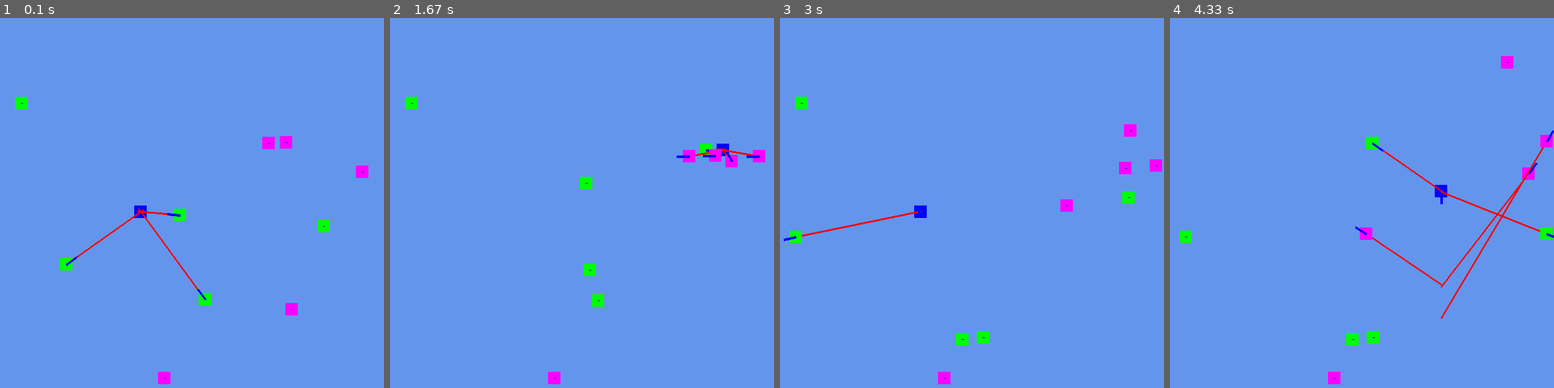
Above: before the commit, frames 1-4 (left to right).
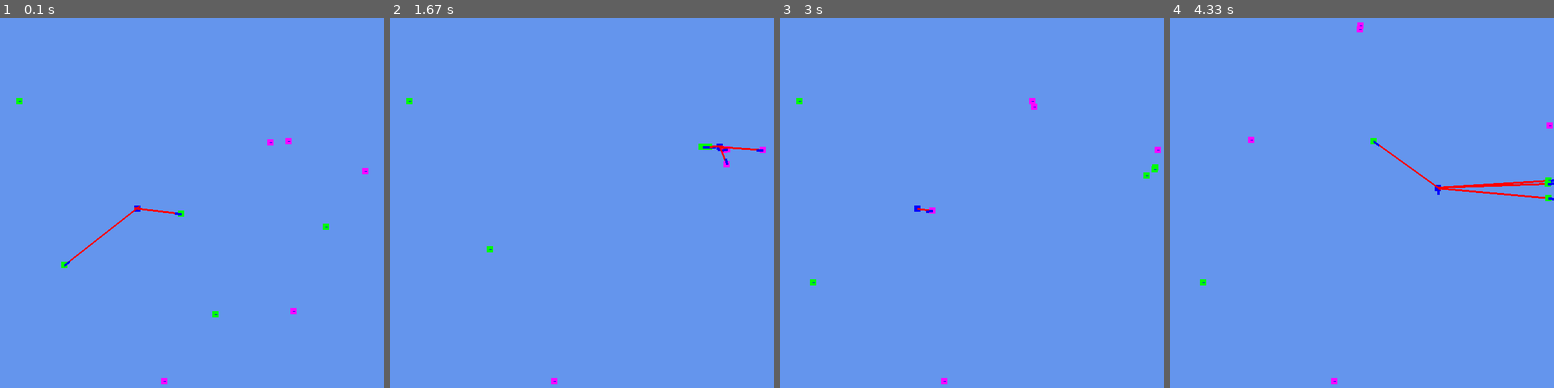
Above: after the commit, the same moments.

Repository: SamLayton97/GDD3400-PygameProject
Game: pygame game, started from IntroToPygame/IntroToPygame.py
The game is run twice, just before and just after one commit, with the same random seed, the same clock (stepped at 60 frames per second) and the same inputs.
Inputs:
- Up to frame 1 (0.1 s): no input
- Up to frame 2 (1.67 s): hold D 0.33-0.8 s; hold W 0.83-1.13 s; hold D 1.17-1.63 s
- Up to frame 3 (3 s): hold A 1.67-2.2 s; hold S 2.23-2.53 s; hold A 2.57-2.97 s
- Up to frame 4 (4.33 s): hold W 3-3.37 s; hold D 3.4-4.03 s; hold S from 4.07 s (still down)

The runs differ from the first frame. In frame 1, 1.3% of the frame differs, in the area x 3-96%, y 21-99%; in frame 2, 1.2%; in frame 3, 1.5%; in frame 4, 2.4%, in the area x 2-100%, y 1-99%.

Commit message:
Reset player and enemy agents' size to 10

Diff:
--- a/IntroToPygame/Agent.py
+++ b/IntroToPygame/Agent.py
@@ -43,16 +43,6 @@
 		stringCenter = "Center: (" + str(self.objectCenter.numerator) + ", " + str(self.objectCenter.denominator) + ")\n"
 		return stringSize + stringPosition + stringVelocity + stringCenter
 
-	# Draws agents and its velocity at a given position on screen
-	def draw(self, screen):
-		# draw self
-		pygame.draw.rect(screen, self.color, self.collisionBox, 0)
-
-		# for debugging: draw line pointing in direction of agent's velocity
-		drawVector = self.velocity.scale(self.size)
-		pygame.draw.line(screen, pygame.Color(0, 0, 255, 255), (self.objectCenter.numerator, self.objectCenter.denominator),
-				   (self.objectCenter.numerator + drawVector.numerator, self.objectCenter.denominator + drawVector.denominator), 4)
-
 	# Updates agent's position and collision box
 	def update(self, target, worldBounds):
 		# calculate displacement of agent between frames
@@ -84,3 +74,13 @@
 			# start no-tag-backs timer
 			pygame.time.set_timer(USEREVENT, Constants.NO_TAG_BACKS_DURATION)
 			self.canTagBack = False
+
+	# Draws agents and its velocity at a given position on screen
+	def draw(self, screen):
+		# draw self
+		pygame.draw.rect(screen, self.color, self.collisionBox, 0)
+
+		# for debugging: draw line pointing in direction of agent's velocity
+		drawVector = self.velocity.scale(self.size)
+		pygame.draw.line(screen, pygame.Color(0, 0, 255, 255), (self.objectCenter.numerator, self.objectCenter.denominator),
+				   (self.objectCenter.numerator + drawVector.numerator, self.objectCenter.denominator + drawVector.denominator), 4)
--- a/IntroToPygame/Constants.py
+++ b/IntroToPygame/Constants.py
@@ -10,12 +10,12 @@
 NO_TAG_BACKS_DURATION = 1000
 
 # define player constants
-PLAYER_SIZE = 20
+PLAYER_SIZE = 10
 PLAYER_SPEED = 5.5
 PLAYER_COLOR = (0, 0, 255, 255)
 
 # define enemy constants
-ENEMY_SIZE = 20
+ENEMY_SIZE = 10
 ENEMY_SPEED = 5
 ENEMY_COLOR = (0, 255, 0, 255)
 HUNTER_COLOR = (255, 0, 255, 255)
